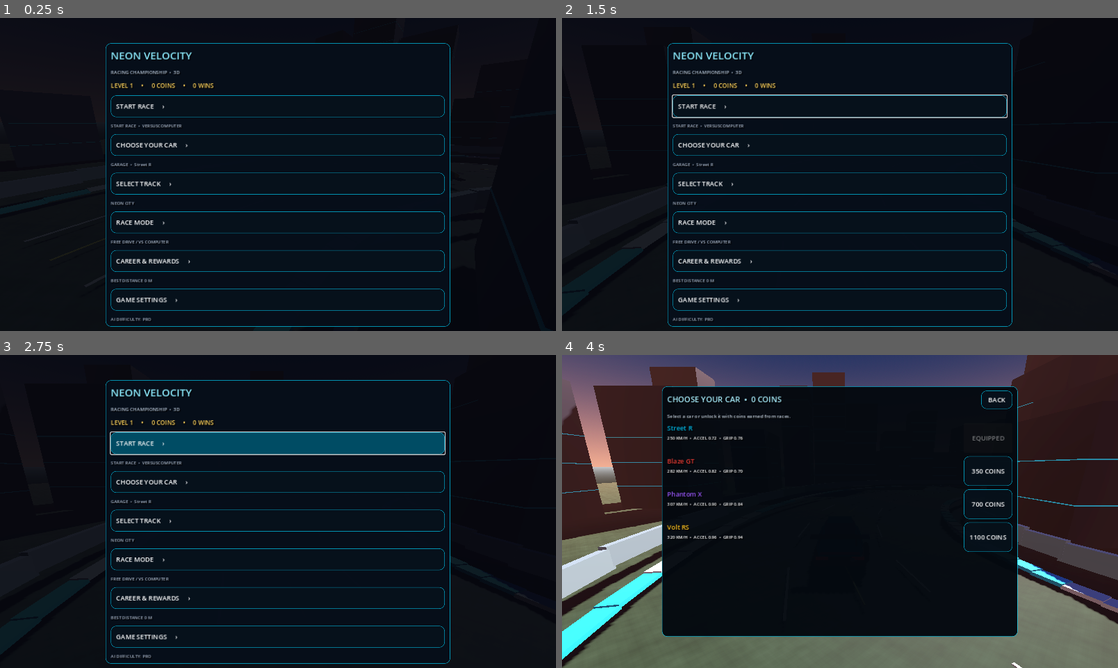
Above: before the commit, frames 1-4 (two rows, left to right).
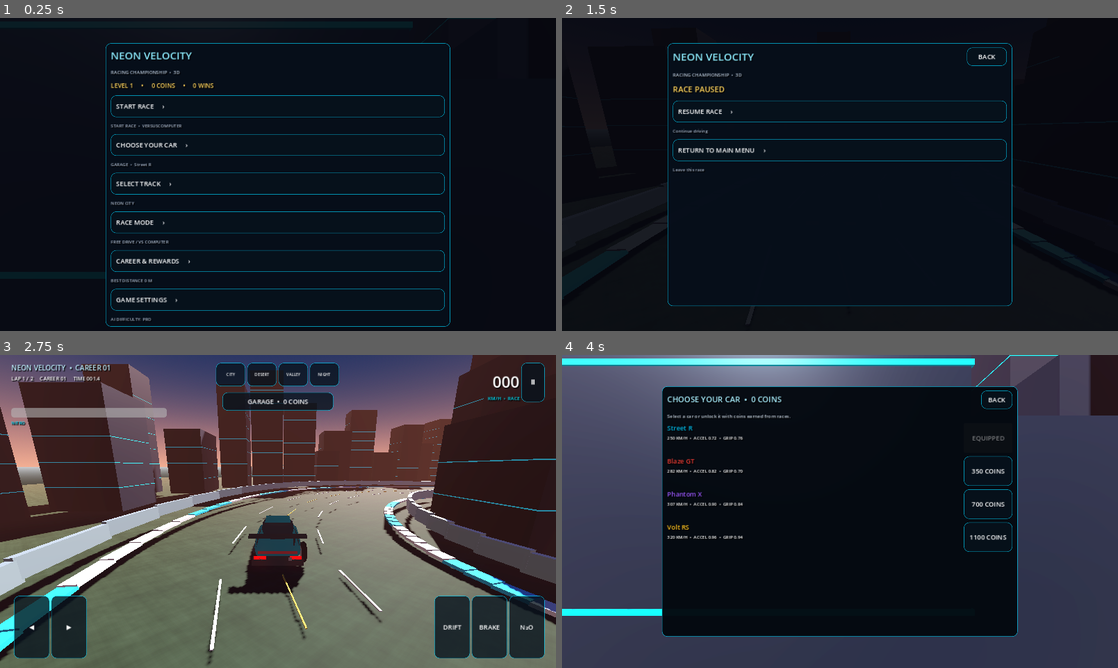
Above: after the commit, the same moments.

Repository: Deeprows/GAMEZ-2
Game: Godot game, scene res://scenes/main.tscn
The game is run twice, just before and just after one commit, with the same random seed, the same clock (stepped at 60 frames per second) and the same inputs.
Inputs (mouse positions are in pixels of both pictures, inside the frame that each line leads up to):
- Up to frame 1 (0.25 s): no input
- Up to frame 2 (1.5 s): click "START RACE ›" at 0.5 s; click (1095, 46) at 1.25 s, where only the run after the commit has a clickable "Ⅱ"
- Up to frame 3 (2.75 s): click (278, 442) at 2 s, where only the run before the commit has a clickable "START RACE ›"
- Up to frame 4 (4 s): click (795, 373) at 2.75 s, where only the run after the commit has a clickable "CITY"; click "CHOOSE YOUR CAR ›" at 3.5 s

The runs differ from the first frame. In frame 2, 4.9% of the frame differs, in the area x 19-81%, y 9-99%; in frame 3, 92%, in the area x 0-100%, y 0-100%; in frame 4, 44%.
Error before the commit: Invalid call. Nonexistent function 'start_race' in base 'Node3D (main.gd)'. (res://scripts/mobile_hud.gd:164)

Commit message:
Make the 3D engine use the full game menu and race lifecycle

Diff:
--- a/scripts/main.gd
+++ b/scripts/main.gd
@@ -2,7 +2,6 @@
 
 const TrackBuilder = preload("res://scripts/track_builder.gd")
 const PlayerCar = preload("res://scripts/vehicle_controller.gd")
-const TrafficCar = preload("res://scripts/traffic_car.gd")
 const MobileHUD = preload("res://scripts/mobile_hud.gd")
 const RaceNetwork = preload("res://scripts/multiplayer_client.gd")
 const AIRacerScript = preload("res://scripts/ai_racer.gd")
@@ -10,7 +9,6 @@
 const Catalog = preload("res://scripts/car_catalog.gd")
 
 @export_enum("Neon City", "Desert Run", "Green Valley", "Midnight Circuit") var environment_id := 0
-@export var traffic_count := 8
 var track: Node3D
 var player: PlayerVehicle
 var camera: Camera3D
@@ -18,7 +16,7 @@
 var network
 var race_time := 0.0
 var race_distance := 0.0
-var race_active := true
+var race_active := false
 var nitro := 1.0
 var coins := 0
 var career_level := 1
@@ -37,9 +35,6 @@
 var total_laps := 2
 var race_position := 1
 var ai_difficulty := 1
-var opponent_progress := 0.0
-var opponent_lane := 0.0
-var opponent_name := "Rival"
 
 func _ready() -> void:
 	garage = GarageScript.new()
@@ -54,6 +49,7 @@
 	add_child(player)
 	player.global_position = Vector3(34, 0.10, 0)
 	player.rotation.y = PI
+	player.freeze = true
 	_setup_camera()
 	_spawn_ai_racers()
 	hud = MobileHUD.new()
@@ -98,9 +94,11 @@
 
 func _spawn_ai_racers() -> void:
 	for old_rival in opponents:
-		if is_instance_valid(old_rival): old_rival.queue_free()
+		if is_instance_valid(old_rival):
+			old_rival.queue_free()
 	opponents.clear()
-	if race_mode != "versusComputer": return
+	if race_mode != "versusComputer":
+		return
 	for i in range(3):
 		var rival := AIRacerScript.new()
 		add_child(rival)
@@ -108,13 +106,16 @@
 		opponents.append(rival)
 
 func _process(delta: float) -> void:
-	if not race_active or player == null: return
+	if not race_active or player == null:
+		return
 	race_time += delta
 	lap_time += delta
-	if player.is_drifting: drift_time += delta
+	if player.is_drifting:
+		drift_time += delta
 	race_distance += maxf(player.linear_velocity.length(), 0.0) * delta
 	nitro = clampf(nitro + (0.055 if player.is_drifting else 0.018) * delta, 0.0, 1.0)
-	if player.is_boosting: nitro = maxf(0.0, nitro - 0.32 * delta)
+	if player.is_boosting:
+		nitro = maxf(0.0, nitro - 0.32 * delta)
 	if player.damage >= 1.0:
 		finish_race(true)
 		return
@@ -126,9 +127,11 @@
 	if last_track_angle > 5.2 and angle < 1.1:
 		lap_count += 1
 		last_lap_time = lap_time
-		if best_lap <= 0.0 or lap_time < best_lap: best_lap = lap_time
+		if best_lap <= 0.0 or lap_time < best_lap:
+			best_lap = lap_time
 		lap_time = 0.0
-		if lap_count >= total_laps: finish_race()
+		if lap_count >= total_laps:
+			finish_race()
 	last_track_angle = angle
 	var player_progress := (float(lap_count) + angle / TAU) / float(total_laps)
 	var ahead := 0
@@ -136,7 +139,8 @@
 		if rival is AIRacer:
 			rival.advance(delta, angle / TAU)
 			var rival_total: float = float(rival.completed_laps) + float(rival.race_progress)
-			if rival_total > float(lap_count) + angle / TAU: ahead += 1
+			if rival_total > float(lap_count) + angle / TAU:
+				ahead += 1
 	race_position = ahead + 1
 	if network and network.connected:
 		network.send_state(clampf(player_progress, 0.0, 1.0), player.global_position.x / 10.0, player.linear_velocity.length() / 85.0)
@@ -146,21 +150,67 @@
 		player.set_controls(Input.get_action_strength("steer_right") - Input.get_action_strength("steer_left"), Input.is_action_pressed("brake"), Input.is_action_pressed("nitro") and nitro > 0.02, Input.is_action_pressed("drift"))
 
 func set_touch_control(axis: String, pressed: bool) -> void:
-	if player == null: return
+	if player == null:
+		return
 	match axis:
-		"left": player.touch_steer = -1.0 if pressed else (0.0 if player.touch_steer < 0 else player.touch_steer)
-		"right": player.touch_steer = 1.0 if pressed else (0.0 if player.touch_steer > 0 else player.touch_steer)
-		"brake": player.touch_brake = pressed
-		"nitro": player.touch_nitro = pressed
-		"drift": player.touch_drift = pressed
+		"left":
+			player.touch_steer = -1.0 if pressed else (0.0 if player.touch_steer < 0 else player.touch_steer)
+		"right":
+			player.touch_steer = 1.0 if pressed else (0.0 if player.touch_steer > 0 else player.touch_steer)
+		"brake":
+			player.touch_brake = pressed
+		"nitro":
+			player.touch_nitro = pressed
+		"drift":
+			player.touch_drift = pressed
+
+func start_race() -> void:
+	get_tree().paused = false
+	race_active = true
+	race_time = 0.0
+	race_distance = 0.0
+	lap_time = 0.0
+	drift_time = 0.0
+	lap_count = 0
+	last_track_angle = 0.0
+	race_position = 1
+	nitro = 1.0
+	total_laps = clampi(2 + int((career_level - 1) / 2), 2, 6)
+	player.damage = 0.0
+	player.linear_velocity = Vector3.ZERO
+	player.angular_velocity = Vector3.ZERO
+	player.global_position = Vector3(34, 0.10, 0)
+	player.rotation = Vector3(0, PI, 0)
+	player.freeze = false
+	_spawn_ai_racers()
+	hud.show_race_hud()
 
 func pause_race() -> void:
-	race_active = not race_active
-	get_tree().paused = not race_active
+	if not race_active:
+		return
+	race_active = false
+	player.freeze = true
+	hud.show_pause_menu()
+
+func resume_race() -> void:
+	get_tree().paused = false
+	race_active = true
+	player.freeze = false
+	hud.show_race_hud()
+
+func return_to_menu() -> void:
+	get_tree().paused = false
+	race_active = false
+	player.freeze = true
+	if network and network.connected:
+		network.disconnect_from_server()
+	hud.show_main_menu()
 
 func finish_race(crashed: bool = false) -> void:
-	if not race_active: return
+	if not race_active:
+		return
 	race_active = false
+	player.freeze = true
 	var won := not crashed and (race_mode == "freeDrive" or race_position == 1)
 	var reward := 0
 	if crashed:
@@ -169,8 +219,10 @@
 		var base := 60 + career_level * 25
 		var multiplier := 1.0 if race_mode == "freeDrive" else (1.0 if race_position == 1 else (0.55 if race_position == 2 else (0.30 if race_position == 3 else 0.15)))
 		reward = int(round(float(base) * multiplier))
-		if drift_time > 3.0: reward += 25
-		if player.damage < 0.10: reward += 40
+		if drift_time > 3.0:
+			reward += 25
+		if player.damage < 0.10:
+			reward += 40
 	if won:
 		wins += 1
 		career_level += 1
@@ -184,6 +236,7 @@
 
 func change_environment(id: int) -> void:
 	environment_id = clampi(id, 0, 3)
+	get_tree().paused = false
 	get_tree().reload_current_scene()
 
 func _load_progress() -> void:
@@ -224,6 +277,7 @@
 			add_child(player)
 			player.global_position = old_position
 			player.global_rotation = old_rotation
+			player.freeze = not race_active
 	return ok
 
 func set_race_mode(mode: String) -> void:
@@ -232,12 +286,11 @@
 
 func set_ai_difficulty(level: int) -> void:
 	ai_difficulty = clampi(level, 0, 2)
-	for rival in opponents:
-		if rival is AIRacer: rival.queue_free()
 	_spawn_ai_racers()
 
 func connect_multiplayer(url: String, driver_name: String) -> void:
-	if network: network.disconnect_from_server()
+	if network:
+		network.disconnect_from_server()
 	network = RaceNetwork.new()
 	add_child(network)
 	network.connect_to_server(url, driver_name)
